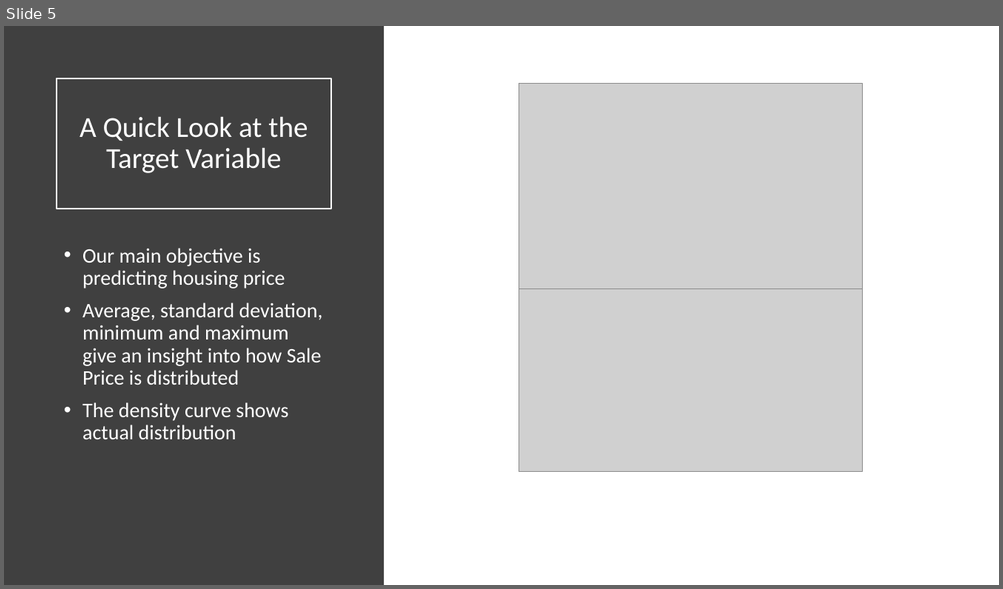
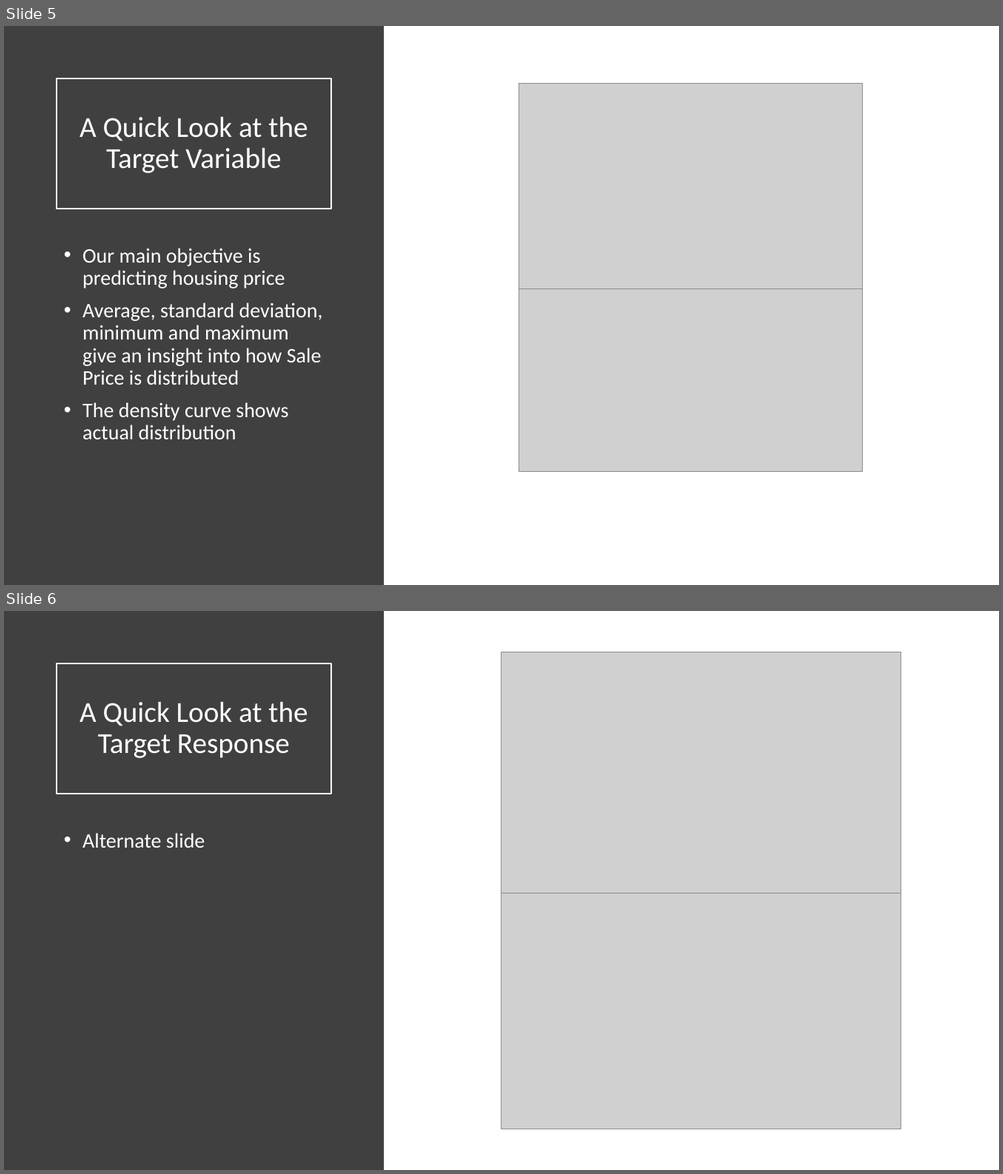
Before and after one commit to backmuda/BDA_511_Duff_Carter, a slide deck: Presentation.pptx. Shown one above the other, each under a label of ours: slide 5 before the commit, slides 5 and 6 after it. The pictures are 1003x589 and 1003x1174 pixels, drawn with LibreOffice and Linux fonts; fonts in the diff are those of the drawing; grey boxes stand for pictures. Boxes give left, top, right and bottom in pixels: in the first picture for what was removed or moved away, otherwise in the second. Text is boxed around its words. In the diff, an @@ line names an element or a change of style, - is before the commit and + after.

```diff
--- a/Presentation.pptx
+++ b/Presentation.pptx
@@ slide 6 added at <box>4,611,999,1170</box>, background #FFFFFF @@
@@ rectangle added at <box>4,611,384,1170</box>, fill #404040 @@
@@ picture added at <box>502,652,901,903</box> @@
@@ title added at <box>57,664,331,794</box>, outline #FFFFFF 1.5 pt, 28 pt, text #FFFFFF @@
+A Quick Look at the Target Response
@@ text added at <box>82,833,205,848</box>, 20 pt, text #FFFFFF @@
+• Alternate slide
@@ picture added at <box>502,893,901,1129</box> @@
```
Also in this commit, not shown: 1 slide changed, 3 other slides added.
